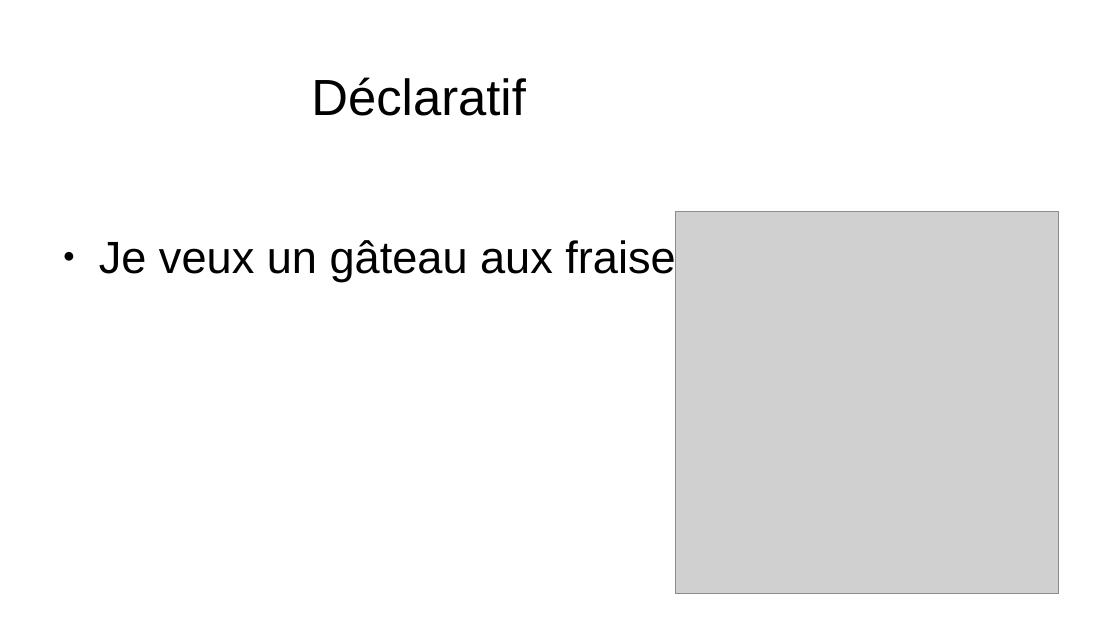
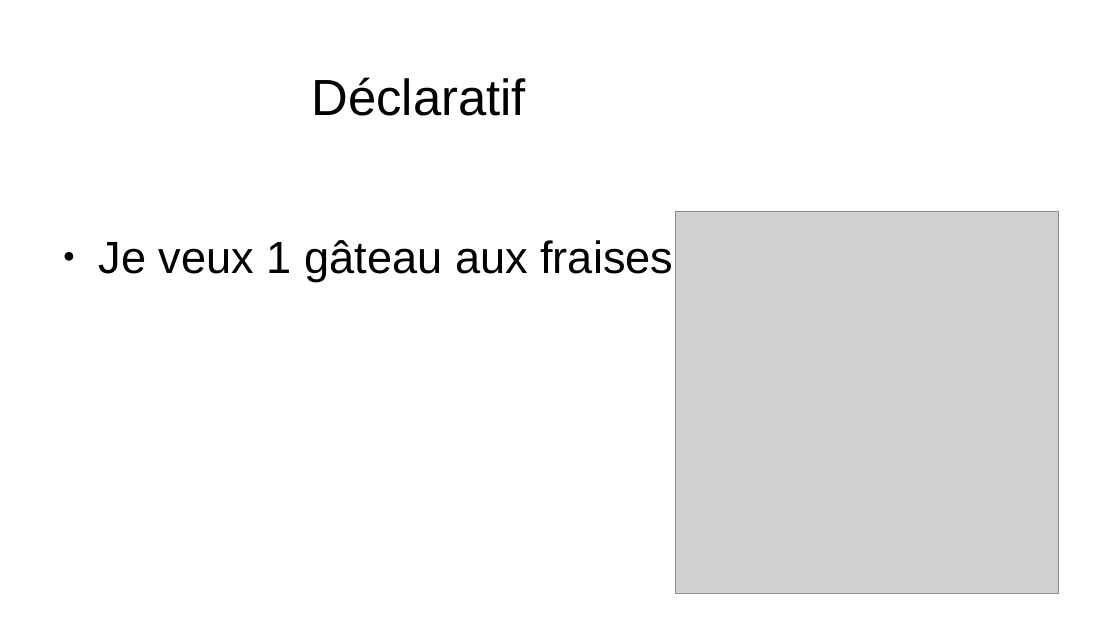
Before and after one commit to PaoloSini/Kube-DLVV, a slide deck: slide 9 of Pres.odp. Drawn at 1120x630 pixels with LibreOffice and Linux fonts; fonts in the diff are those of the drawing; grey boxes stand for pictures. Boxes give left, top, right and bottom in pixels: in the first picture for what was removed or moved away, otherwise in the second. Text is boxed around its words. In the diff, an @@ line names an element or a change of style, - is before the commit and + after.

```diff
--- a/Pres.odp
+++ b/Pres.odp
@@ text at (x1=99, y1=240, x2=673, y2=282): text changed @@
-● Je veux un gâteau aux fraises
+● Je veux 1 gâteau aux fraises
```
Also in this commit, not shown: 4 slides added, 5 other files.
